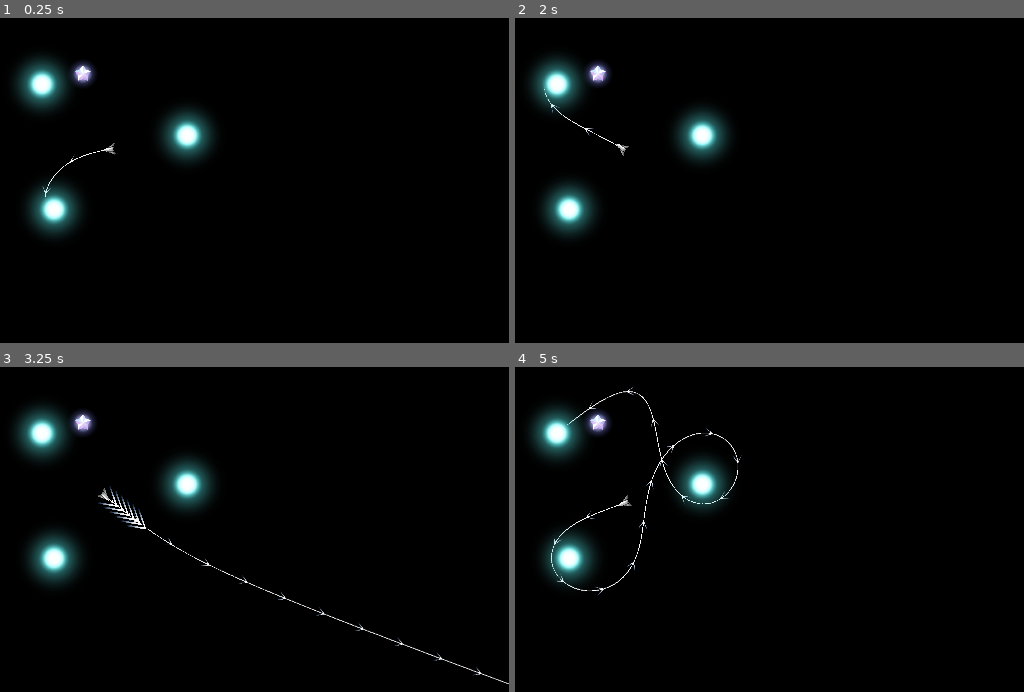
Above: before the commit, frames 1-4 (two rows, left to right).
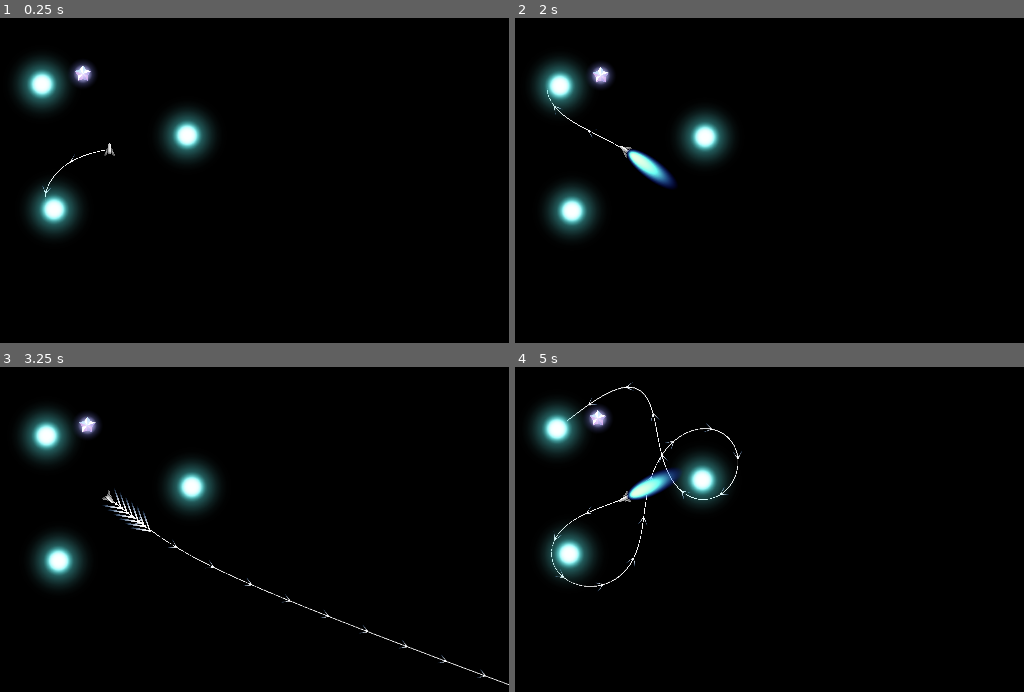
Above: after the commit, the same moments.

Repository: revanj/AstronautAndOrbit
Game: Godot game, scene res://MainTest.tscn
Two runs of this game, one before a commit and one after it. Both use one fixed random seed, a clock stepped at 60 frames per second and the inputs below.
Inputs (mouse positions are in pixels of both pictures, inside the frame that each line leads up to):
- Up to frame 1 (0.25 s): no input
- Up to frame 2 (2 s): tap Enter at 0.5 s; move the mouse to (800, 128) at 0.52 s; hold D (thruster_right_turn, bound only after the commit) 0.53-1.25 s; click (800, 128) at 0.6 s; click (800, 128) at 0.77 s; click (800, 128) at 1.07 s; tap Space at 1.25 s; drag from (outside the picture) to (586, 239) at 1.27 s
- Up to frame 3 (3.25 s): move the mouse to (188, 399) at 2.02 s; hold D (thruster_right_turn, bound only after the commit) 2.03-2.75 s; click (188, 399) at 2.1 s; drag from (71, 588) to (outside the picture) at 2.77 s
- Up to frame 4 (5 s): move the mouse to (866, 565) at 3.52 s; hold A (thruster_left_turn, bound only after the commit) 3.53-4.25 s; click (866, 565) at 3.6 s; click (866, 565) at 3.77 s; click (866, 565) at 4.07 s; right-click (866, 565) at 4.15 s; tap Enter at 4.25 s; drag from (outside the picture) to (outside the picture) at 4.27 s

The runs differ from the first frame. In frame 1, less than 0.1% of the frame differs, in the area x 13-23%, y 38-44%; in frame 2, 1.9%; in frame 3, 3.1%; in frame 4, 3.3%, in the area x 5-45%, y 4-71%.

Commit message:
Add flames and orbital correction

Diff:
--- a/InputHandler.gd
+++ b/InputHandler.gd
@@ -8,7 +8,12 @@
 
 var input_state = InputState.Normal
 
+
+var brake_speed = 10
+var turn_factor = 0.05
+
 @export var spaceship: Spaceship
+@export var camera: Camera2D
 
 var cache_spaceship_velocity: Vector2
 
@@ -25,6 +30,16 @@
 				drag_start_position = get_global_mouse_position()
 				spaceship.process_mode = Node.PROCESS_MODE_DISABLED
 				input_state = InputState.GetBigJump
+			if Input.is_action_pressed("thruster_forward"):
+				spaceship.add_thruster()
+			else:
+				spaceship.disable_flame()
+			if Input.is_action_pressed("thruster_brake"):
+				spaceship.velocity *= 0.95
+			if Input.is_action_pressed("thruster_left_turn"):
+				spaceship.turn_heading(-turn_factor)
+			if Input.is_action_pressed("thruster_right_turn"):
+				spaceship.turn_heading(turn_factor)
 		InputState.GetBigJump:
 			var mouse_velocity = (drag_start_position - get_global_mouse_position()) * 0.1
 			spaceship.set_big_jump_display(
@@ -38,6 +53,14 @@
 			if Input.is_action_just_released("big_jump"):
 				if mouse_velocity.length() > 10:
 					spaceship.load_velocity(mouse_velocity)
+					spaceship.show_big_jump_flame()
 				spaceship.process_mode = Node.PROCESS_MODE_INHERIT
 				input_state = InputState.Normal
 			spaceship.velocity = mouse_velocity
+
+func _unhandled_input(event):
+	if event is InputEventMouseButton && event.is_pressed():
+		if event.button_index == MOUSE_BUTTON_WHEEL_UP:
+			camera.zoom /= 1.1
+		if event.button_index == MOUSE_BUTTON_WHEEL_DOWN:
+			camera.zoom *= 1.1
--- a/MainTest.tscn
+++ b/MainTest.tscn
@@ -11,9 +11,10 @@
 [node name="MainTest" type="Node2D"]
 texture_filter = 1
 
-[node name="InputHandler" type="Node2D" parent="." node_paths=PackedStringArray("spaceship")]
+[node name="InputHandler" type="Node2D" parent="." node_paths=PackedStringArray("spaceship", "camera")]
 script = ExtResource("1_eak1g")
 spaceship = NodePath("../StarFields/Spaceship")
+camera = NodePath("../StarFields/Spaceship/Camera2D")
 
 [node name="StarFields" type="Node2D" parent="."]
 script = ExtResource("4_30y0s")
@@ -31,7 +32,8 @@
 [node name="Spaceship" parent="StarFields" instance=ExtResource("4_hcorw")]
 process_mode = 0
 
-[node name="Camera2D" type="Camera2D" parent="StarFields"]
+[node name="Camera2D" type="Camera2D" parent="StarFields/Spaceship"]
+scale = Vector2(2.98443, 2.62811)
 
 [node name="EnergyStar" type="Sprite2D" parent="."]
 position = Vector2(-64, -182)
--- a/Spaceship.gd
+++ b/Spaceship.gd
@@ -3,12 +3,14 @@
 
 const SPEED = 300.0
 const JUMP_VELOCITY = -400.0
+var forward_speed = 0.5
 
 @onready var visual = $SpaceshipVisual
 @onready var big_jump_display = $BigJumpDisplay
 
 var velocity_cached = Vector2.INF
 var field_dir: Vector2
+var heading_direction: Vector2
 
 func _physics_process(delta):
 	if (velocity_cached != Vector2.INF):
@@ -16,13 +18,17 @@
 		velocity_cached = Vector2.INF
 
 	velocity += field_dir * delta
-	visual.set_heading(velocity)
+	visual.set_heading(heading_direction)
 	move_and_slide()
+
+func turn_heading(rad):
+	heading_direction = heading_direction.rotated(rad)
 
 
 # this gurantees cached velocity to be loaded by next frame start
 func load_velocity(vel: Vector2):
 	velocity_cached = vel
+	heading_direction = vel.normalized()
 
 func set_big_jump_display(strength: float, direction: Vector2):
 	big_jump_display.visible = true
@@ -31,3 +37,16 @@
 
 func hide_big_jump_display():
 	big_jump_display.visible = false
+
+func add_thruster():
+	velocity += heading_direction * forward_speed
+	$SpaceshipVisual/FlameRed.show()
+
+func disable_flame():
+	$SpaceshipVisual/FlameRed.hide()
+
+func show_big_jump_flame():
+	var tween = get_tree().create_tween()
+	tween.tween_property($SpaceshipVisual/FlameBlue, "modulate", Color.WHITE, 0.1)
+	tween.tween_property($SpaceshipVisual/FlameBlue, "modulate", Color.WHITE, 0.25)
+	tween.tween_property($SpaceshipVisual/FlameBlue, "modulate", Color.TRANSPARENT, 0.1)
--- a/Spaceship/Spaceship.tscn
+++ b/Spaceship/Spaceship.tscn
@@ -1,9 +1,11 @@
-[gd_scene load_steps=6 format=3 uid="uid://bb832x8inl183"]
+[gd_scene load_steps=8 format=3 uid="uid://bb832x8inl183"]
 
 [ext_resource type="Script" path="res://Spaceship.gd" id="1_i0tod"]
 [ext_resource type="Texture2D" uid="uid://bqutp1bnygknl" path="res://Art/ship.png" id="2_v7d53"]
 [ext_resource type="Script" path="res://SpaceshipVisual.gd" id="3_ya8jj"]
 [ext_resource type="PackedScene" uid="uid://cw8ruuwn01bhk" path="res://Spaceship/BigJumpDisplay.tscn" id="4_hw35e"]
+[ext_resource type="Texture2D" uid="uid://0l2s4h23a6bx" path="res://Art/FlameRed.png" id="5_vqsrp"]
+[ext_resource type="Texture2D" uid="uid://ch2y84spiqeix" path="res://Art/FlameBlue.png" id="6_msu38"]
 
 [sub_resource type="RectangleShape2D" id="RectangleShape2D_3y11g"]
 size = Vector2(77.5953, 20)
@@ -28,3 +30,14 @@
 [node name="Ship" type="Sprite2D" parent="SpaceshipVisual"]
 scale = Vector2(0.3, 0.3)
 texture = ExtResource("2_v7d53")
+
+[node name="FlameRed" type="Sprite2D" parent="SpaceshipVisual"]
+position = Vector2(0, 97.24)
+scale = Vector2(0.697186, 0.420339)
+texture = ExtResource("5_vqsrp")
+
+[node name="FlameBlue" type="Sprite2D" parent="SpaceshipVisual"]
+modulate = Color(1, 1, 1, 0)
+position = Vector2(0, 236.53)
+scale = Vector2(1, 1)
+texture = ExtResource("6_msu38")
--- a/project.godot
+++ b/project.godot
@@ -29,23 +29,28 @@
 }
 cancel_big_jump={
 "deadzone": 0.5,
-"events": []
+"events": [Object(InputEventMouseButton,"resource_local_to_scene":false,"resource_name":"","device":-1,"window_id":0,"alt_pressed":false,"shift_pressed":false,"ctrl_pressed":false,"meta_pressed":false,"button_mask":0,"position":Vector2(0, 0),"global_position":Vector2(0, 0),"factor":1.0,"button_index":2,"canceled":false,"pressed":false,"double_click":false,"script":null)
+]
 }
 thruster_forward={
 "deadzone": 0.5,
-"events": []
+"events": [Object(InputEventKey,"resource_local_to_scene":false,"resource_name":"","device":-1,"window_id":0,"alt_pressed":false,"shift_pressed":false,"ctrl_pressed":false,"meta_pressed":false,"pressed":false,"keycode":0,"physical_keycode":87,"key_label":0,"unicode":119,"echo":false,"script":null)
+]
 }
 thruster_brake={
 "deadzone": 0.5,
-"events": []
+"events": [Object(InputEventKey,"resource_local_to_scene":false,"resource_name":"","device":-1,"window_id":0,"alt_pressed":false,"shift_pressed":false,"ctrl_pressed":false,"meta_pressed":false,"pressed":false,"keycode":0,"physical_keycode":83,"key_label":0,"unicode":115,"echo":false,"script":null)
+]
 }
 thruster_left_turn={
 "deadzone": 0.5,
-"events": []
+"events": [Object(InputEventKey,"resource_local_to_scene":false,"resource_name":"","device":-1,"window_id":0,"alt_pressed":false,"shift_pressed":false,"ctrl_pressed":false,"meta_pressed":false,"pressed":false,"keycode":0,"physical_keycode":65,"key_label":0,"unicode":97,"echo":false,"script":null)
+]
 }
 thruster_right_turn={
 "deadzone": 0.5,
-"events": []
+"events": [Object(InputEventKey,"resource_local_to_scene":false,"resource_name":"","device":-1,"window_id":0,"alt_pressed":false,"shift_pressed":false,"ctrl_pressed":false,"meta_pressed":false,"pressed":false,"keycode":0,"physical_keycode":68,"key_label":0,"unicode":100,"echo":false,"script":null)
+]
 }
 
 [physics]
Binary file added: Art/FlameBlue.png
Not shown, added: Art/FlameBlue.png.import
Binary file added: Art/FlameRed.png
Not shown, added: Art/FlameRed.png.import
